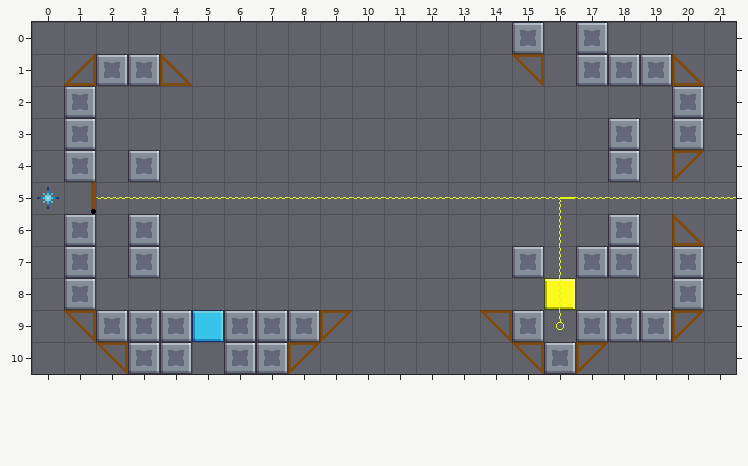
Tiled map (JSON): Assets/Level_Editor/TileMap/Broom_2.tmj. The picture above is the old version.
Cells are 32x32 px. Shown: x 0..21, y 0..10.
The result:
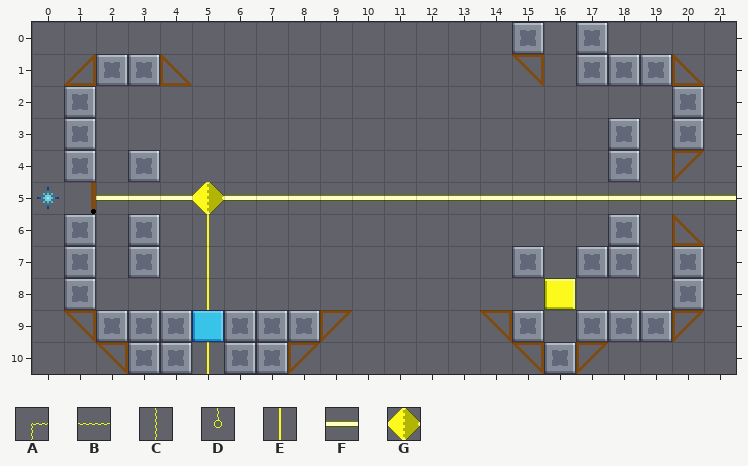
Key: from "tileSet": A 5, B 6, C 15, D 47, E 167 "cable", F 211 "cable", G 221 "cable".
_ is an empty cell.
Tiles replaced or removed in this view: A, B, C, D.
The exact change:
Changed rows in their new state; . is an unchanged cell.
Layer "Overlap":
first column x 2:
 5 FFFGFFFFFFFFFFFFFFFF
 6 ...E................
 7 ...E................
 8 ...E................
10 ...E................
Layer "line" (removed):
first column x 16:
 5 _
 6 _
 7 _
 8 _
 9 _
